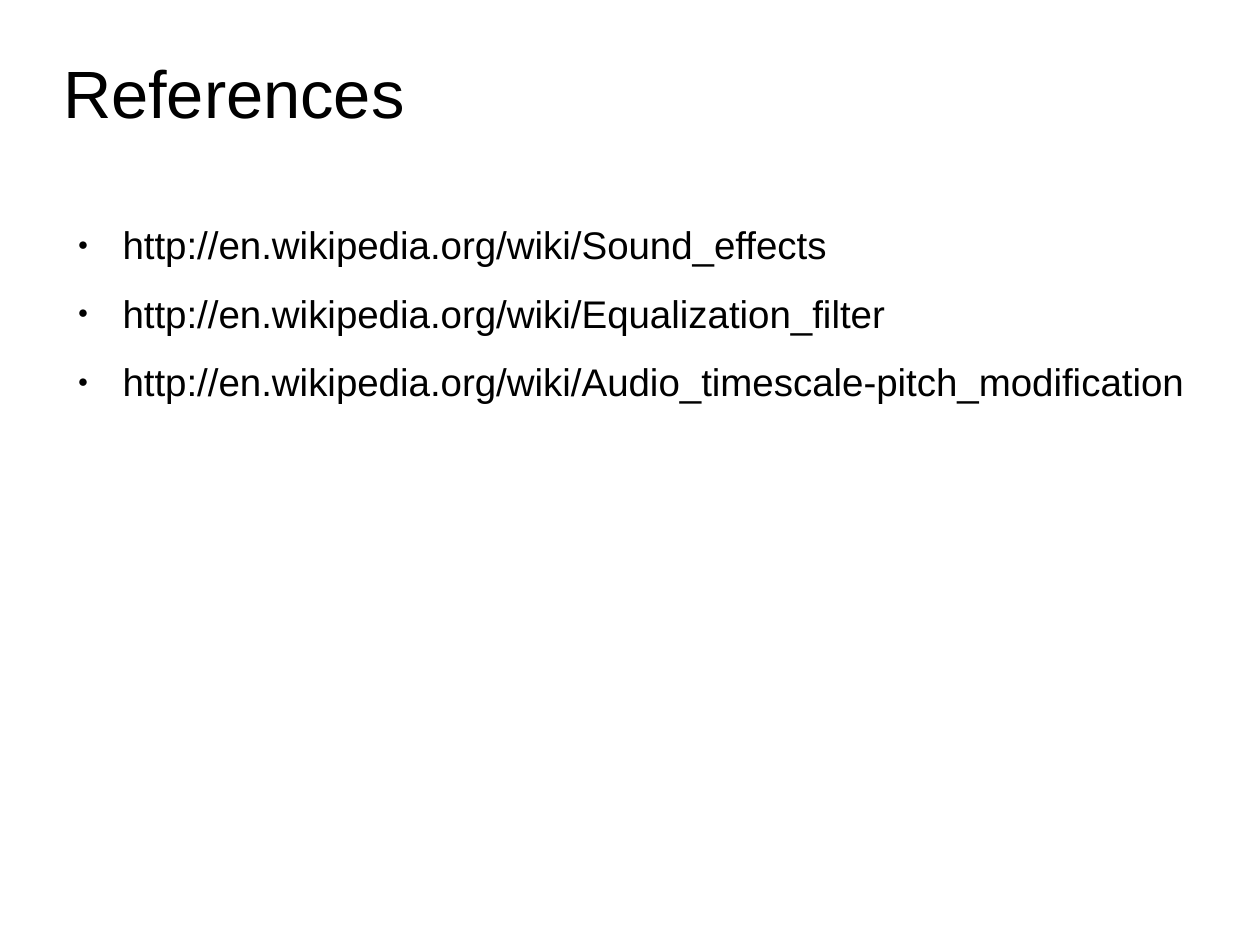
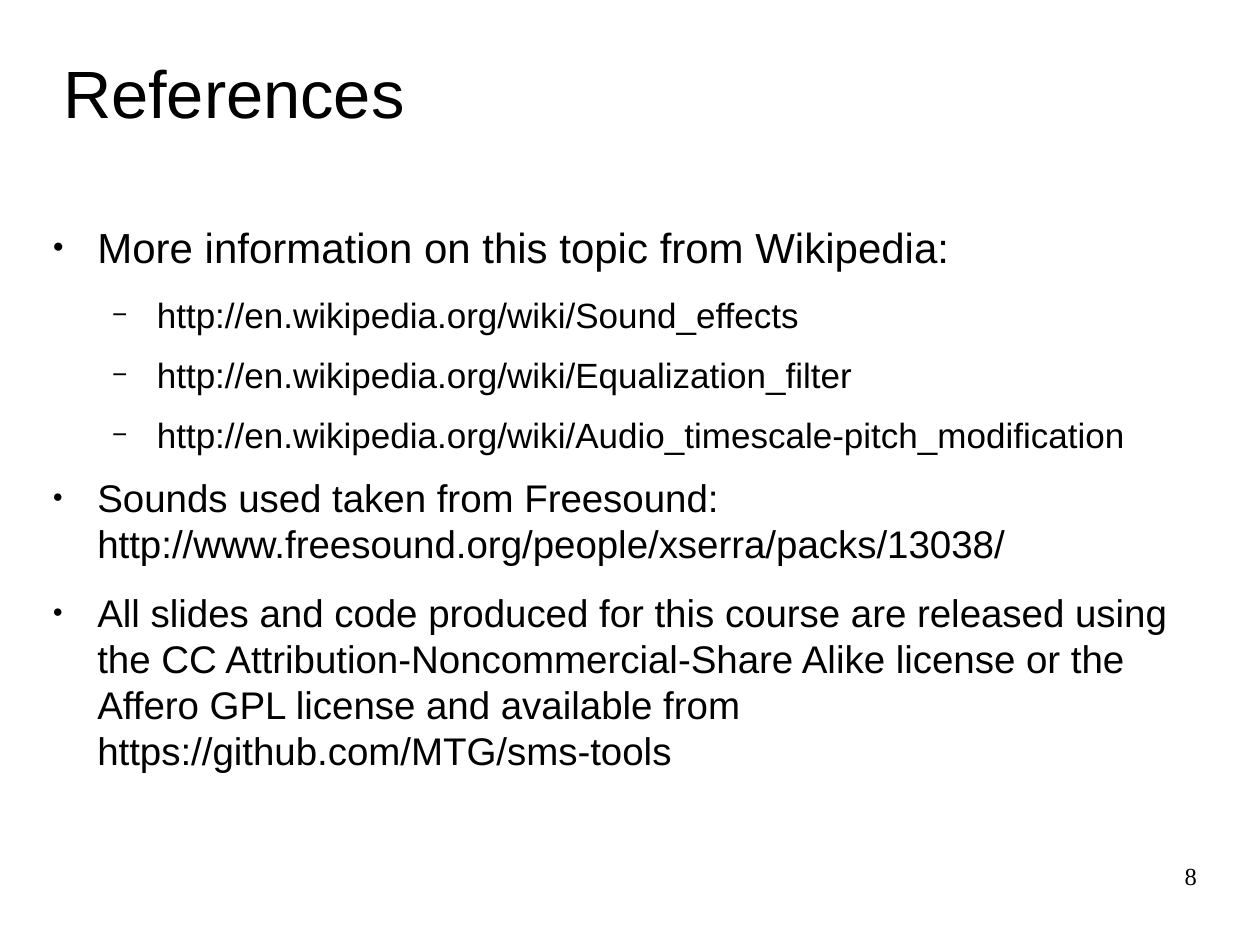
Before and after one commit to MTG/sms-tools, a slide deck: slide 8 of lectures/8-Sound-transformations/Sound-transformations-2.odp (slide 19 before the commit). Drawn at 1260x945 pixels with LibreOffice and Linux fonts; fonts in the diff are those of the drawing. Boxes give left, top, right and bottom in pixels: in the first picture for what was removed or moved away, otherwise in the second. Text is boxed around its words. In the diff, an @@ line names an element or a change of style, - is before the commit and + after.

Commit message:
changes to lecture 8, 9, 10

```diff
--- a/lectures/8-Sound-transformations/Sound-transformations-2.odp
+++ b/lectures/8-Sound-transformations/Sound-transformations-2.odp
@@ text "More information on this topic ...": place and size @@
-text "More information on this topic ..." at box(123, 231, 1184, 404)
+text "More information on this topic ..." at box(97, 232, 1167, 773)
@@ text at box(97, 232, 949, 271): paragraph added @@
+● More information on this topic from Wikipedia:
@@ text at box(157, 302, 1124, 455): size 22 to 20 pt in "http://en.wikipedia.org/wiki/Sound_effects", "http://en.wikipedia.org/wiki/Equalization_filter", "http://en.wikipedia.org/wiki/Audio_timescale-pitch_modificat ..."; bullet ● to −; list level 1 to 2 in "http://en.wikipedia.org/wiki/Sound_effects"; list level 1 to 2 in "http://en.wikipedia.org/wiki/Equalization_filter"; list level 1 to 2 in "http://en.wikipedia.org/wiki/Audio_timescale-pitch_modificat ..." @@
@@ text at box(97, 484, 1167, 773): paragraphs added @@
+● Sounds used taken from Freesound: http://www.freesound.org/people/xserra/packs/13038/
+● All slides and code produced for this course are released using the CC Attribution-Noncommercial-Share Alike license or the Affero GPL license and available from https://github.com/MTG/sms-tools
@@ page number added at box(1185, 868, 1197, 886), 14 pt, text #000000 @@
+8
```
Also in this commit, not shown: 2 other slides changed, 2 slides added, 13 slides removed, 17 other files.
